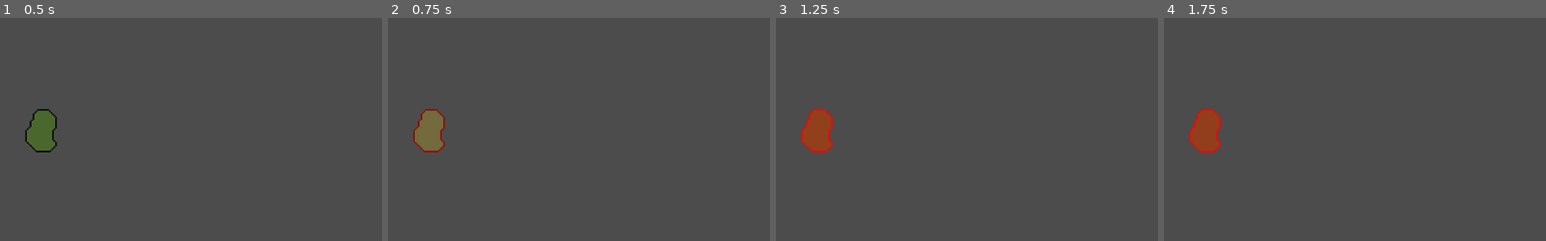
Above: before the commit, frames 1-4 (left to right).
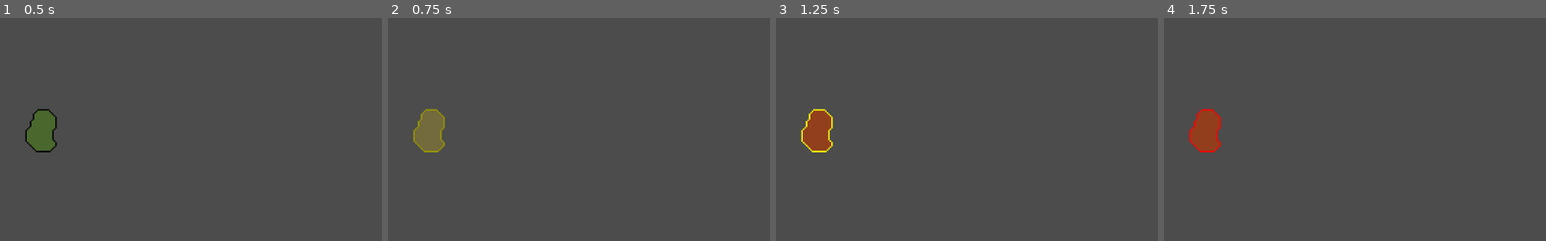
Above: after the commit, the same moments.

Repository: Raelr/StrategyGame
Game: Godot game, scene res://Scenes/World.tscn
Same seed, same stepped clock (60 frames per second), same inputs: the game is played once before the commit and once after it.
Inputs (mouse positions are % of the whole screen's width and height, from its top left):
- Up to frame 1 (0.5 s): no input
- Up to frame 2 (0.75 s): tap Enter at 0.5 s; move the mouse to (5, 48) at 0.52 s; press the mouse at (5, 48) at 0.53 s
- Up to frame 3 (1.25 s): right-click (5, 48) at 0.8 s
- Up to frame 4 (1.75 s): tap Space at 1.25 s; move the mouse to (30, 55) at 1.27 s; release the mouse at (30, 55) at 1.28 s; right-click (30, 55) at 1.35 s; click (30, 55) at 1.55 s
The pictures show only the part of the screen within x 0-50%, y 22-72%; the shares and areas given below are measured in that part.

Frame 1 is identical in both runs. In frame 2, 0.3% of the frame differs, in the area x 6-15%, y 40-61%; in frame 3, 0.3%; in frame 4, less than 0.1%.

Commit message:
Added an outline that activates when the mouse hovers over a region. Need to add more regions now

Diff:
--- a/Scripts/Region.gd
+++ b/Scripts/Region.gd
@@ -3,12 +3,11 @@
 export (Texture) var region_details
 export (Texture) var region_outline
 export (Texture) var region_overlay
-export (bool) var editor_update
+export (bool) var update
 export (Color) var occupied_color
 export (float) var change_duration
-var outline_color = Color(0,0,0,1)
+onready var outline_color = Color(0,0,0,1)
 var elapsed = 0.0
-var has_changed = false
 
 func _ready():
 	change_region_sprite()
@@ -16,22 +15,17 @@
 func _input_event(viewport, event, shape_idx):
 	if event is InputEventMouseButton:
 		if event.pressed:
-			has_changed = true
+			update = true
 			elapsed = 0.0
 			if Input.is_action_pressed("lmb"):
 				occupied_color = Color(1, 0, 0, 0.4)
-				outline_color = Color(1, 0, 0, 1)
 			elif Input.is_action_pressed("rmb"):
 				occupied_color = Color(0, 0, 0, 0)
-				outline_color = Color(0, 0, 0, 1)
 
 func _process(delta):
-	if editor_update:
+	if update:
 		if Engine.editor_hint:
 			change_region_sprite()
-			set_occupied(occupied_color, Color(occupied_color.r,occupied_color.g,occupied_color.b, 1), delta)
-
-	if has_changed:
 		set_occupied(occupied_color, outline_color, delta)
 
 func change_region_sprite():
@@ -50,12 +44,12 @@
 	elif elapsed >= change_duration:
 		ui.modulate = dest_color
 		elapsed = 0.0
-		has_changed = false
+		update = false
 
 func change_outline(color):
 	outline_color = color
 	elapsed = 0.0
-	has_changed = true
+	update = true
 
 func _on_Area2D_mouse_entered():
 	change_outline(Color(1, 1, 0, 1))
